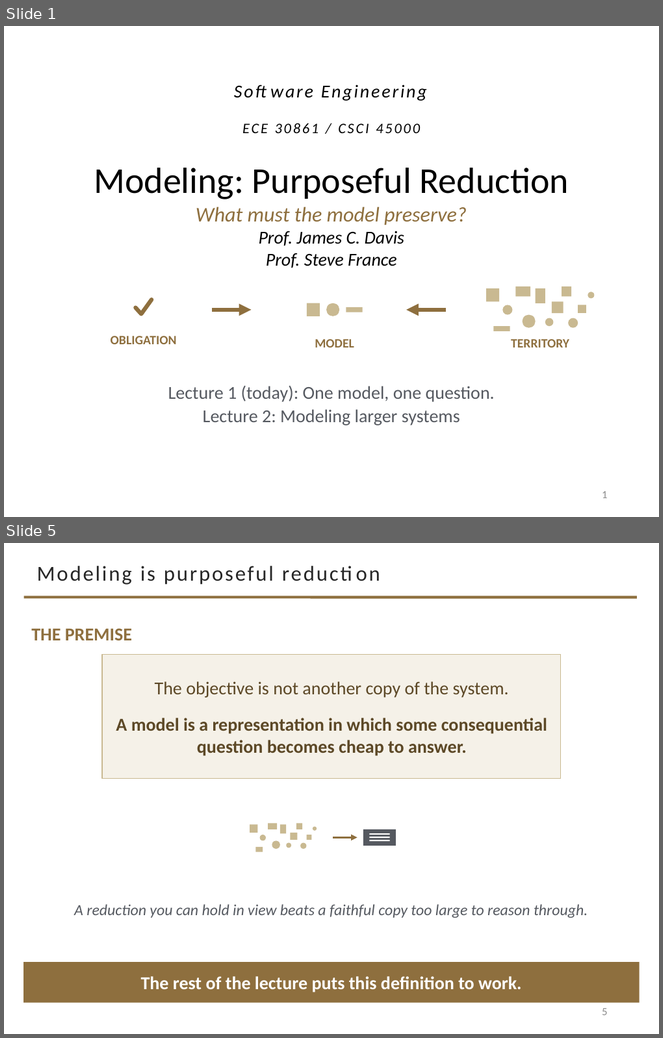
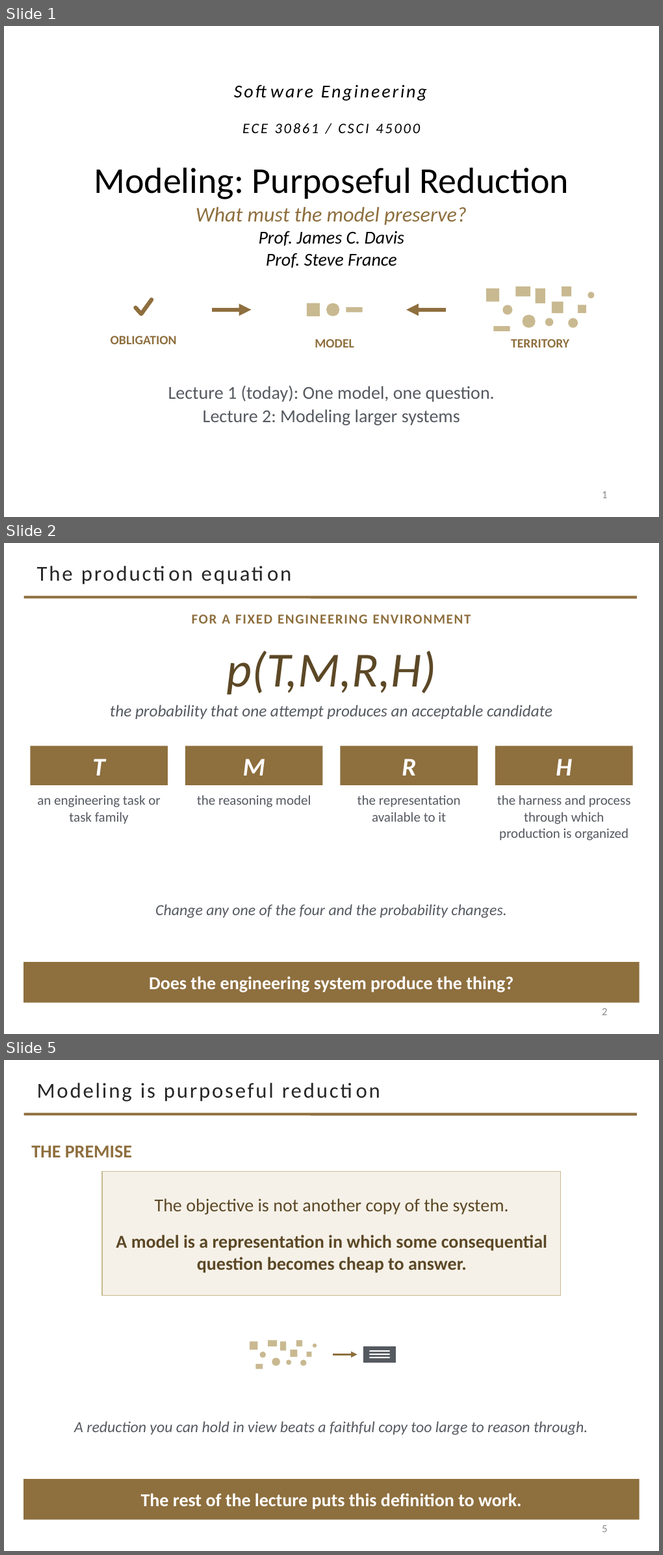
Before and after one commit to davisjam/model-based-agentic-software-engineering, a slide deck: course/lectures/act-2-delegation-and-control/02-modeling/2-2-Modeling-1-Purposeful-Reduction.pptx. Shown one above the other, each under a label of ours: slides 1 and 5 before the commit, slides 1, 2 and 5 after it; the slides between them are not shown. The pictures are 663x1038 and 663x1555 pixels, drawn with LibreOffice and Linux fonts; fonts in the diff are those of the drawing; background and template pictures are left out. Boxes give left, top, right and bottom in pixels: in the first picture for what was removed or moved away, otherwise in the second. Text is boxed around its words. In the diff, an @@ line names an element or a change of style, - is before the commit and + after.

```diff
--- a/course/lectures/act-2-delegation-and-control/02-modeling/2-2-Modeling-1-Purposeful-Reduction.pptx
+++ b/course/lectures/act-2-delegation-and-control/02-modeling/2-2-Modeling-1-Purposeful-Reduction.pptx
@@ slide 2 added at [4, 543, 659, 1034], background #FFFFFF; not listed: 1 template element that a slide beside it also shows @@
@@ title added at [37, 566, 73, 581], 23.4 pt, text #262626 @@
+The production equation
@@ text added at [192, 615, 471, 624], 15 pt, text #8E6F3E, bold @@
+FOR A FIXED ENGINEERING ENVIRONMENT
@@ text added at [226, 651, 436, 695], 54 pt, text #5C4826, italic @@
+p(T,M,R,H)
@@ text added at [110, 705, 553, 719], 18 pt, text #555960, italic @@
+the probability that one attempt produces an acceptable candidate
@@ rectangle added at [30, 746, 168, 785], fill #8E6F3E, 28 pt, text #FFFFFF, bold, italic @@
+T
@@ rectangle added at [185, 746, 323, 785], fill #8E6F3E, 28 pt, text #FFFFFF, bold, italic @@
+M
@@ rectangle added at [340, 746, 478, 785], fill #8E6F3E, 28 pt, text #FFFFFF, bold, italic @@
+R
@@ rectangle added at [495, 746, 633, 785], fill #8E6F3E, 28 pt, text #FFFFFF, bold, italic @@
+H
@@ text added at [37, 795, 160, 824], 15 pt, text #555960 @@
+an engineering task or task family
@@ text added at [197, 795, 311, 808], 15 pt, text #555960 @@
+the reasoning model
@@ text added at [358, 795, 461, 822], 15 pt, text #555960 @@
+the representation available to it
@@ text added at [497, 795, 631, 841], 15 pt, text #555960 @@
+the harness and process through which production is organized
@@ text added at [155, 904, 507, 918], 17 pt, text #555960, italic @@
+Change any one of the four and the probability changes.
@@ rectangle added at [24, 962, 640, 1003], fill #8E6F3E, 20 pt, text #FFFFFF, bold @@
+Does the engineering system produce the thing?
@@ page number added at [602, 1008, 607, 1016], 12 pt, text #8C8C8C @@
+2
```
Also in this commit, not shown: 1 slide changed, 1 other slide added, 2 slides removed.
